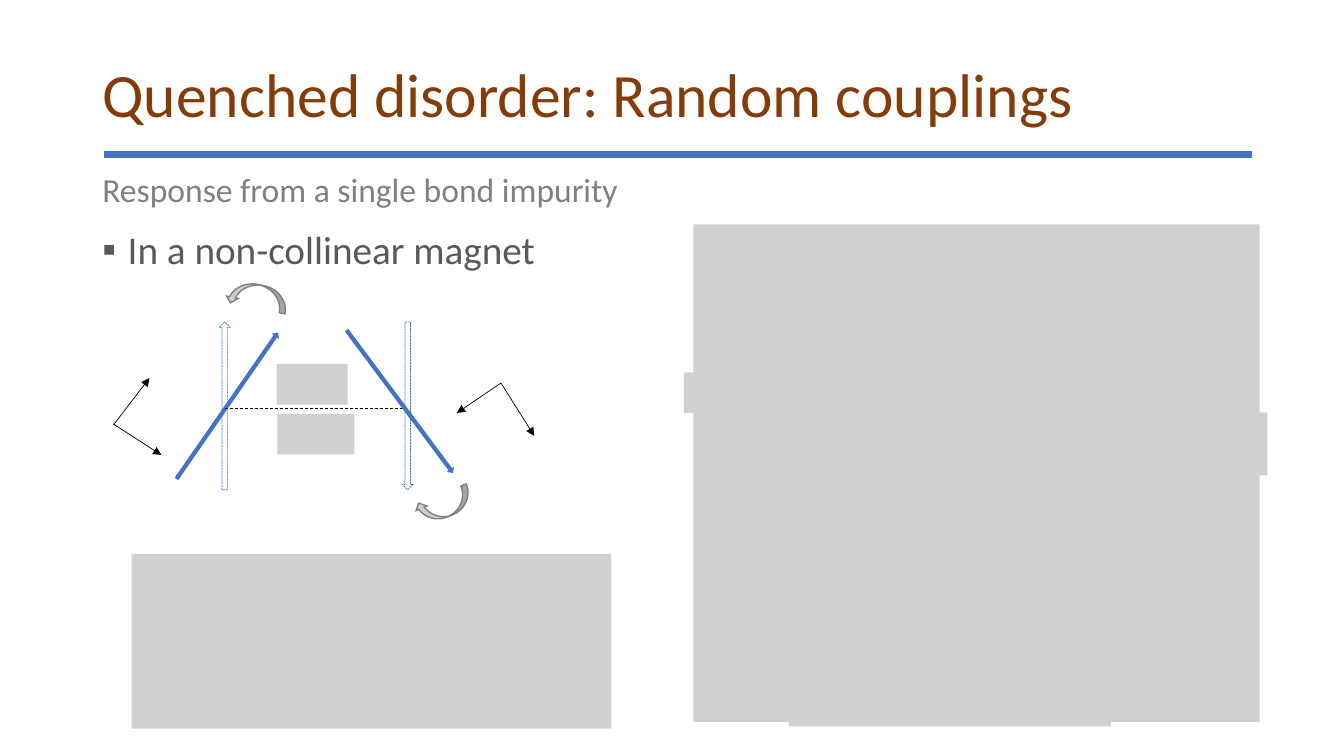
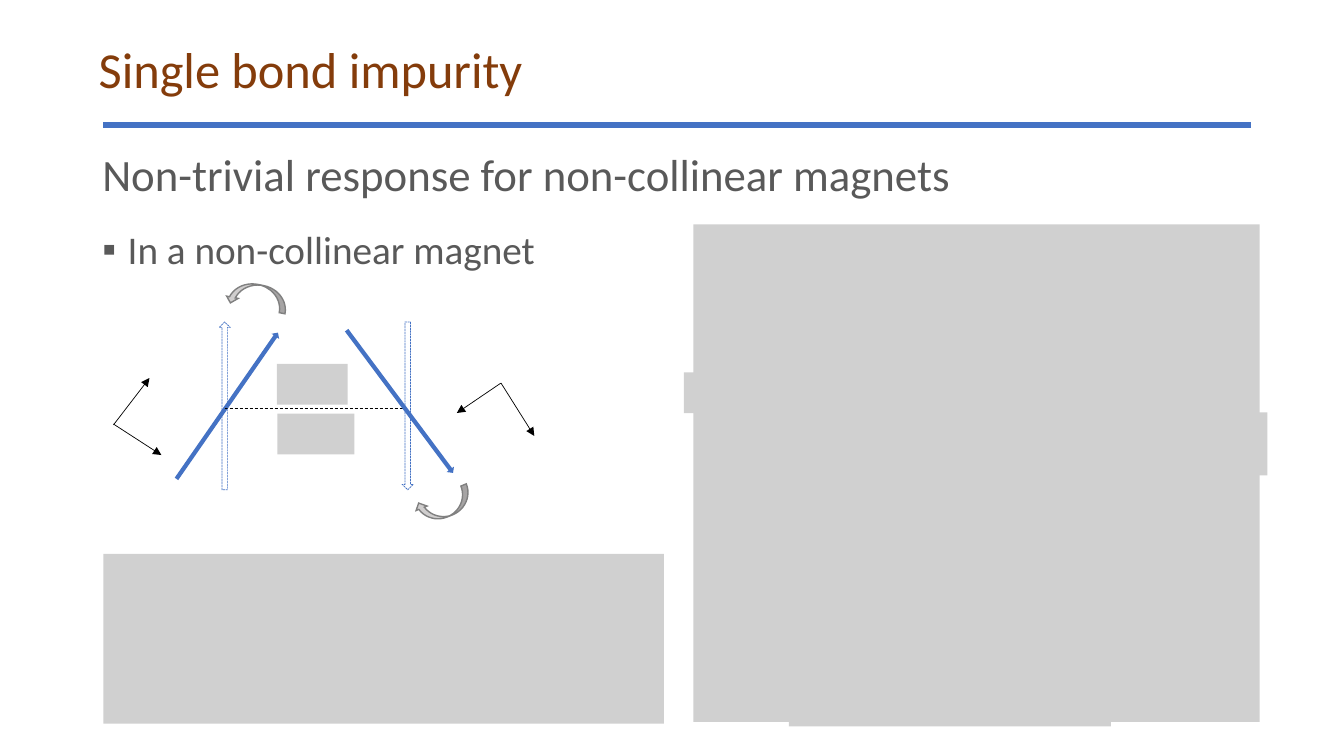
Before and after one commit to glacieant/disordered_triangular_swt, a slide deck: slide 12 of talk/disordered_non-collinear_magnet.pptx (slide 11 before the commit). Drawn at 1344x756 pixels with LibreOffice and Linux fonts; fonts in the diff are those of the drawing; grey boxes stand for pictures; background and template pictures are left out. Boxes give left, top, right and bottom in pixels: in the first picture for what was removed or moved away, otherwise in the second. Text is boxed around its words. In the diff, an @@ line names an element or a change of style, - is before the commit and + after.

```diff
--- a/talk/disordered_non-collinear_magnet.pptx
+++ b/talk/disordered_non-collinear_magnet.pptx
@@ title added at <box>99,53,522,97</box>, 36 pt, text #843C0B @@
+Single bond impurity
@@ title removed at <box>102,74,1072,128</box> @@
-Quenched disorder: Random couplings
@@ line moved from (104, 154) - (1252, 154) to (104, 125) - (1251, 125) @@
@@ text removed at <box>102,178,618,208</box> @@
-Response from a single bond impurity
@@ text added at <box>102,160,949,199</box>, 32 pt, text #595959 @@
+Non-trivial response for non-collinear magnets
@@ picture: place and size @@
-picture at <box>131,555,611,729</box>
+picture at <box>104,555,664,724</box>
```
Also in this commit, not shown: 11 other slides changed, 2 slides added, 1 slide removed.
